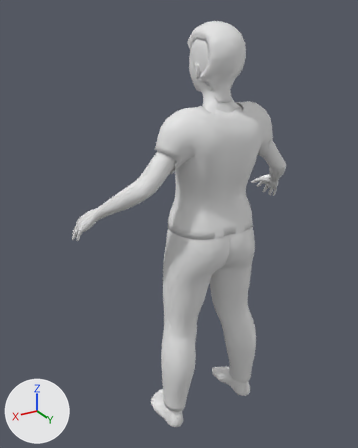
The glTF model corpos/corpo-adolescente-f-magro.glb: old version first, new version second.
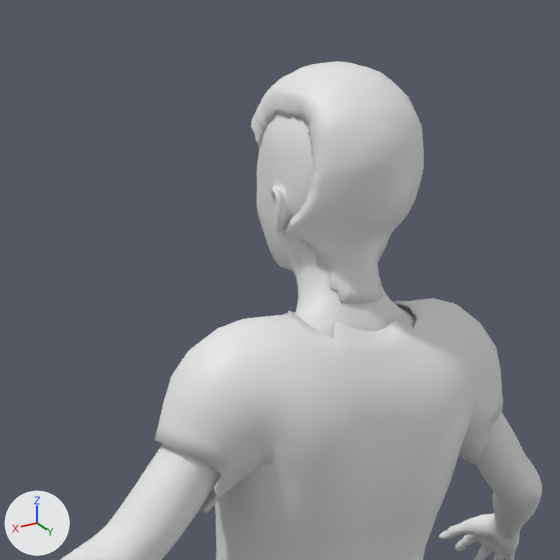
Each version is shown whole from a 50 mm camera at (1.147, 1.723, 0.954) aimed at (0.075, -0.063, 0.061), then close up on the part from 29% to 82% of the width and 0% to 42% of the height. Arrows for +X, +Y and +Z are at lower left; the lights stay in place. The older version's two pictures come first. Vertices at exactly the same position are counted once.

In view in the first close-up: 'cabelo', 'camiseta', 'pele'.
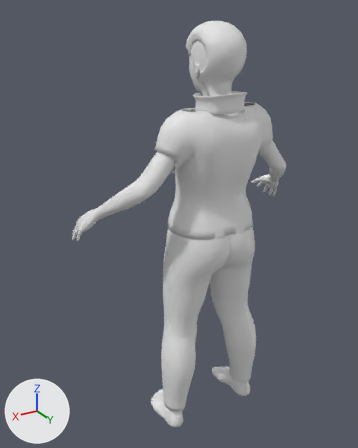
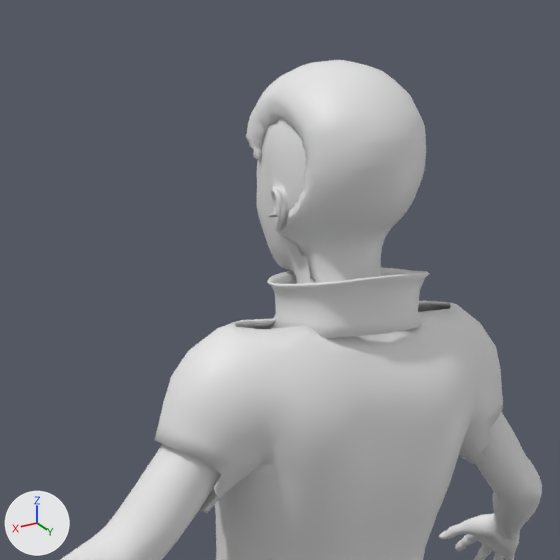
Boxes [x1, y1, x2, y2] around the edits, measured in the close-ups (560 x 560 px; the box of a moved part takes in the faces that stretch with it):
'camiseta', reshaped: before [155, 298, 503, 560]; after [155, 301, 503, 560]
'cabelo', reshaped: before [251, 61, 424, 303]; after [246, 60, 426, 283]
'gola', added: after [267, 268, 429, 338]
part 2 of me_camiseta_021, moved or reshaped: before [394, 298, 468, 332]; after [418, 301, 468, 332]
part 3 of me_camiseta_021, moved or reshaped: before [220, 311, 348, 354]; after [220, 318, 336, 354]

The change, as a diff of the scene's bpy script:
```diff
--- a/corpos/corpo-adolescente-f-magro.glb.py
+++ b/corpos/corpo-adolescente-f-magro.glb.py
@@ me_cabelo_021 @@
 # used by ob_cabelo; location = (0.0, 0.0, 0.0)
-me_cabelo_021.from_pydata(...)  # 2252 vertices, 4500 faces; spans x -0.084..0.084, y -0.029..0.209, z 0.631..0.919
+me_cabelo_021.from_pydata(...)  # 2343 vertices, 4500 faces; spans x -0.093..0.093, y -0.032..0.212, z 0.593..0.921
+# me_cabelo_021 part 1: 9 vertices moved within x -0.06..0.06, y 0.128..0.196, z 0.663..0.871; 2183 vertices removed from x -0.084..0.084, y -0.029..0.209, z 0.631..0.919; 1665 vertices added at x -0.091..0.091, y -0.032..0.212, z 0.593..0.921
+# other edits to the shape of me_cabelo_021 do not show in these pictures
@@ me_camiseta_021 @@
 # used by ob_camiseta; location = (0.0, 0.0, 0.0)
-me_camiseta_021.from_pydata(...)  # 1916 vertices, 3840 faces; spans x -0.276..0.276, y -0.053..0.237, z 0.1..0.62
+me_camiseta_021.from_pydata(...)  # 1920 vertices, 3848 faces; spans x -0.276..0.276, y -0.053..0.237, z 0.1..0.611
+# me_camiseta_021 part 2
+# 24 vertices are removed from x -0.149..-0.053, y 0.068..0.172, z 0.608..0.62
+# 82 faces are deleted
+# 6 vertices move from x -0.144..-0.082, y 0.094..0.145, z 0.608..0.617 to x -0.155..-0.078, y 0.094..0.158, z 0.607..0.61
+# 26 vertices are added at x -0.174..-0.042, y 0.063..0.176, z 0.607..0.611
+# 86 new faces join them
+# me_camiseta_021 part 3
+# 24 vertices are removed from x 0.053..0.149, y 0.068..0.172, z 0.608..0.62
+# 82 faces are deleted
+# 6 vertices move from x 0.082..0.144, y 0.094..0.145, z 0.608..0.617 to x 0.078..0.155, y 0.094..0.158, z 0.607..0.61
+# 26 vertices are added at x 0.042..0.174, y 0.063..0.176, z 0.607..0.611
+# 86 new faces join them
@@ me_gola_021 @@
+me_gola_021.from_pydata(...)  # 480 vertices, 960 faces; spans x -0.11..0.11, y 0.026..0.208, z 0.597..0.671
@@ ob_gola @@
+ob_gola = bpy.data.objects.new('gola', me_gola_021)
+ob_gola.location = (0.0, 0.0, 0.0)
```
